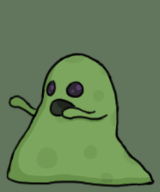
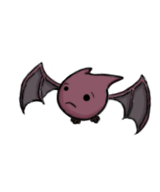
Before/after of a (160, 192) layered artwork. What changed in the layer stack:
added group "Redbat" with 3 layers above "Bat" over bbox(18, 58, 153, 145)
added layer "Bat-Outline1" (1st of 2, in "Redbat") in group "Redbat" over bbox(18, 58, 153, 145)
added layer "Bat-Highlights1" (1st of 2, in "Redbat") in group "Redbat" over bbox(34, 68, 149, 128)
added layer "Bat1" (1st of 2, in "Redbat") in group "Redbat" over bbox(19, 64, 152, 133)
hid group "Slime" (3 layers) over bbox(5, 48, 156, 188)
hid "Background" over bbox(0, 0, 160, 192)
